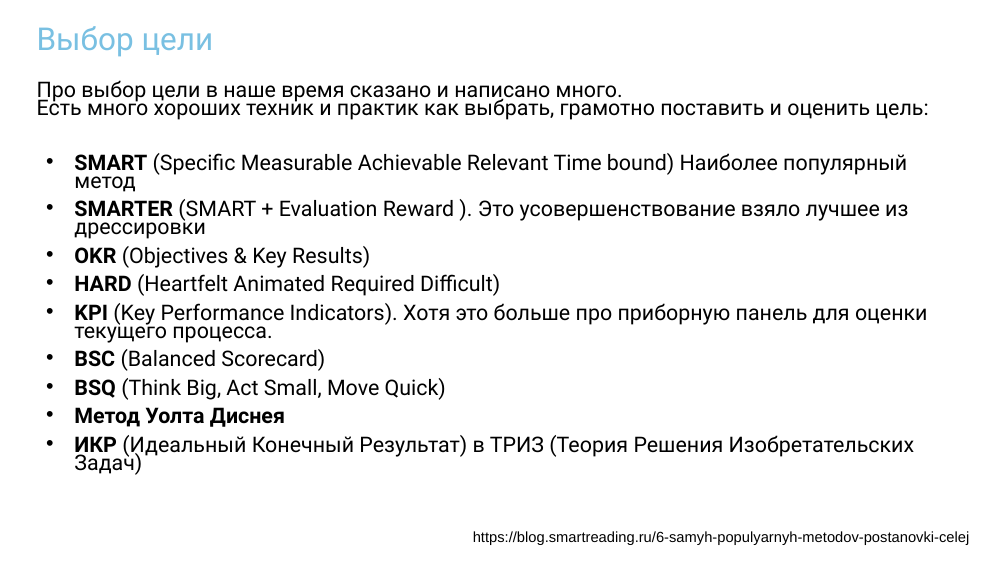
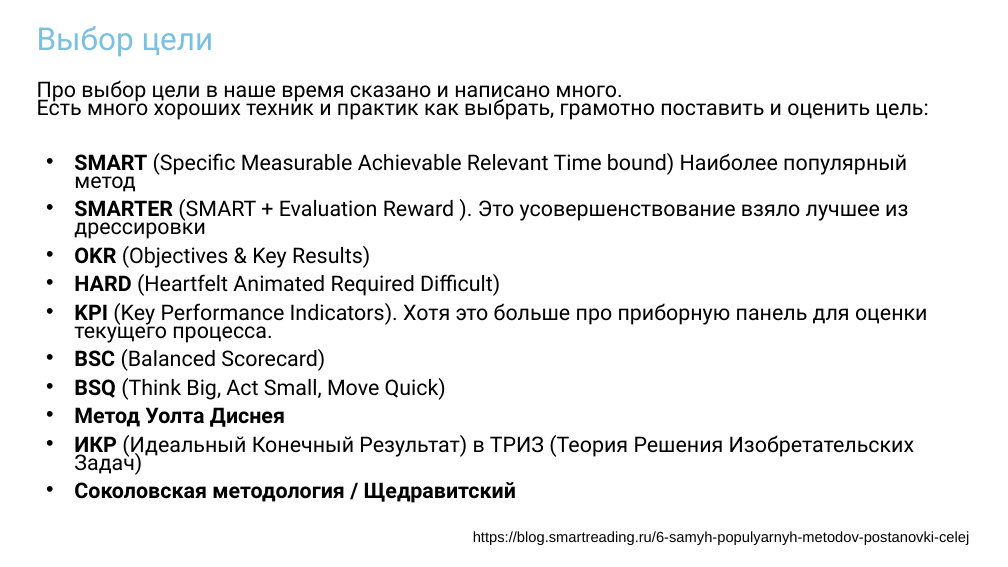
Before and after one commit to MVRonkin/MLSystemDesignCourse, a slide deck: slide 9 of 2024/06_Цели проектов ИИ.pptx. Drawn at 1008x567 pixels with LibreOffice and Linux fonts; fonts in the diff are those of the drawing. Boxes give left, top, right and bottom in pixels: in the first picture for what was removed or moved away, otherwise in the second. Text is boxed around its words. In the diff, an @@ line names an element or a change of style, - is before the commit and + after.

```diff
--- a/2024/06_Цели проектов ИИ.pptx
+++ b/2024/06_Цели проектов ИИ.pptx
@@ text at (74,482,516,503): paragraph added @@
+• Соколовская методология / Щедравитский
```
Also in this commit, not shown: 7 other slides changed, 25 other files.
